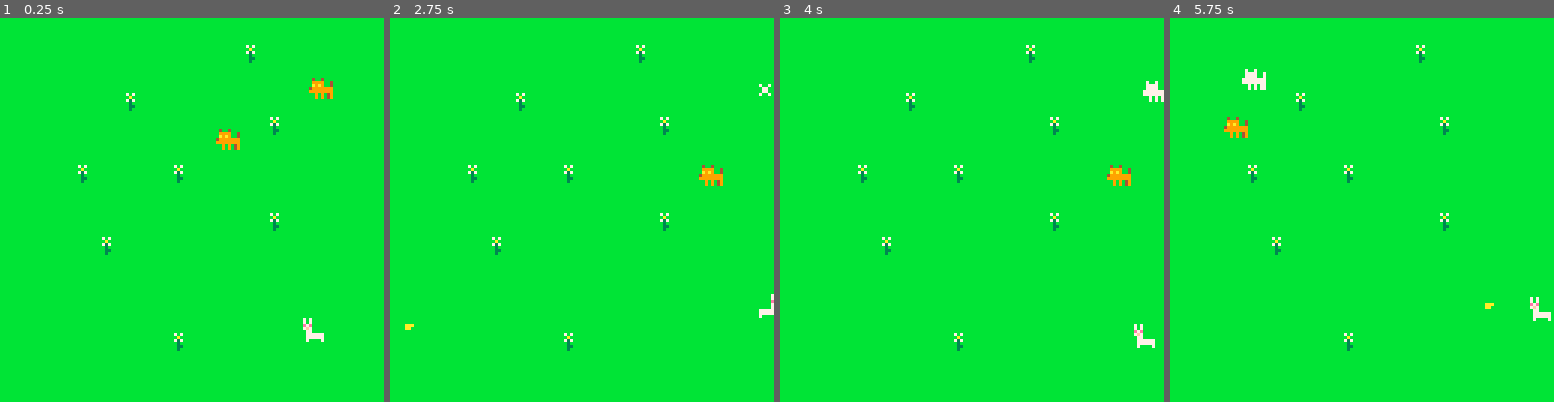
Above: before the commit, frames 1-4 (left to right).
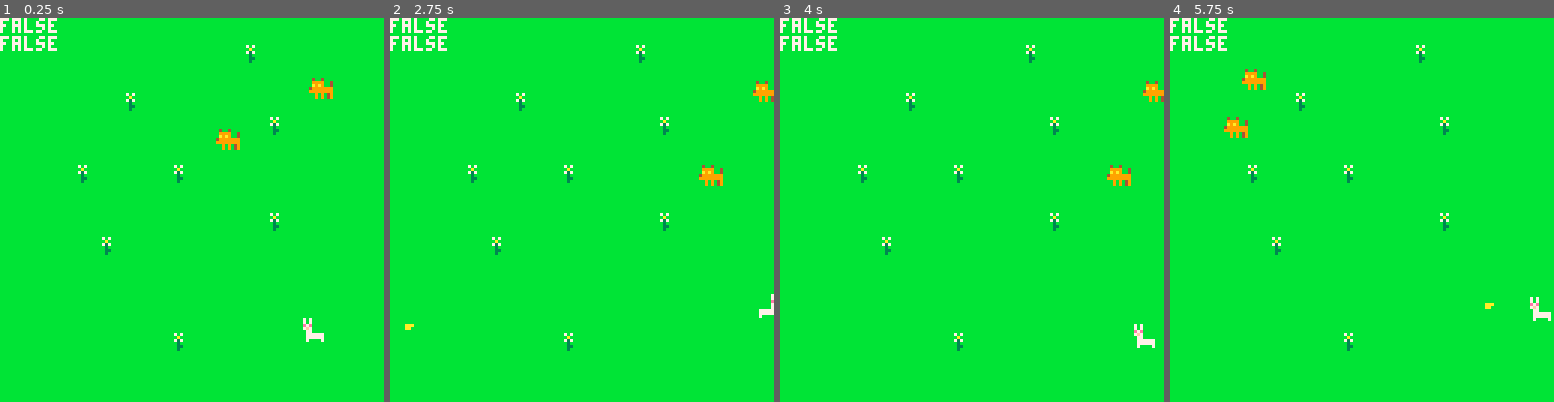
Above: after the commit, the same moments.

Repository: soph-em/llamasurvivors
Game: PICO-8 cartridge game.p8
Two runs of this game, one before a commit and one after it. Both use one fixed random seed, a clock stepped at 60 frames per second and the inputs below.
Inputs:
- Up to frame 1 (0.25 s): no input
- Up to frame 2 (2.75 s): tap X (X key) at 0.33, 1.07, 1.85 s; hold Right 1.6-2.1 s; hold Up 2.15-2.42 s; hold Right from 2.47 s (still down)
- Up to frame 3 (4 s): tap X (X key) at 2.97 s; release Right at 3.03 s; hold Left 3.08-3.58 s; hold Down 3.63-3.97 s
- Up to frame 4 (5.75 s): hold Right 4.02-4.68 s; tap X (X key) at 4.08, 5.2 s; hold Up 4.73-5.03 s; hold Left 5.08-5.68 s; hold Down from 5.73 s (still down)

The runs differ from the first frame. In frame 1, 0.6% of the frame differs, in the area x 0-15%, y 0-9%; in frame 2, 0.8%; in frame 3, 0.7%; in frame 4, 0.8%, in the area x 0-25%, y 0-19%.

Commit message:
collisions fixed + refactor

Diff:
--- a/game.p8
+++ b/game.p8
@@ -9,7 +9,7 @@
 animationSpeed = 0.5
 animationTimer = 0
 spits = {}
-enemyIndex = 0
+enemies = {}
 
 function _init()
     makeEnemy(rnd(126), rnd(126))
@@ -24,29 +24,62 @@
     end
 
     if btn(➡️) then
-        llama.x = llama.x + 1
-        llama.isFacingLeft = false
-        llama.sprite = 32
+        moveLlamaRight()
     end
 
     if btn(⬅️) then
-        llama.x = llama.x - 1
-        llama.isFacingLeft = true
-        llama.sprite = 16
+        moveLlamaLeft()
     end
 
     if btn(⬇️) then
-        llama.y = llama.y + 1
+        moveLlamaDown()
     end
 
     if btn(⬆️) then
-        llama.y = llama.y - 1
+        moveLlamaUp()
     end
 
     if btnp(❎) then
         spit()
     end
 
+    updateSpits()
+
+    if llama.animating then
+        animateLlama()
+    end
+end
+
+function moveLlamaRight()
+    llama.x = llama.x + 1
+    llama.isFacingLeft = false
+    llama.sprite = 32
+end
+
+function moveLlamaLeft()
+    llama.x = llama.x - 1
+    llama.isFacingLeft = true
+    llama.sprite = 16
+end
+
+function moveLlamaDown()
+    llama.y = llama.y + 1
+end
+
+function moveLlamaUp()
+    llama.y = llama.y - 1
+end
+
+function spit()
+    llama.animating = true
+    shootSpit()
+end
+
+function shootSpit()
+    add(spits, {x = llama.x, y = llama.y, dx = llama.isFacingLeft and -2 or 2})
+end
+
+function updateSpits()
     for i = #spits, 1, -1 do
         local spit = spits[i]
         spit.x = spit.x + spit.dx
@@ -55,53 +88,44 @@
             del(spits, i)
         end
     end
-
-    if llama.animating then
+end
+
+function animateLlama()
+    if llama.isFacingLeft then
+        llama.sprite = spitLeft[spitIndex]
+    else
+        llama.sprite = spitRight[spitIndex]
+    end
+
+    spitIndex = spitIndex + 1
+
+    if spitIndex > #spitLeft or spitIndex > #spitRight then
+        spitIndex = 1
+
         if llama.isFacingLeft then
-            llama.sprite = spitLeft[spitIndex]
-            spitIndex = spitIndex + 1
-
-            if spitIndex >= #spitLeft then
-                spitIndex = 1
-                llama.sprite = 16
-                llama.animating = false
-            end
+            llama.sprite = 16
         else
-            llama.sprite = spitRight[spitIndex]
-            spitIndex = spitIndex + 1
-
-            if spitIndex >= #spitRight then
-                spitIndex = 1
-                llama.sprite = 32
-                llama.animating = false
-            end
-        end
-    end
-end
-
-function spit()
-    llama.animating = true
-    shootSpit()
-end
-
-function shootSpit()
-    add(spits, {x = llama.x, y = llama.y, dx = llama.isFacingLeft and -2 or 2})
+            llama.sprite = 32
+        end
+
+        llama.animating = false
+    end
 end
 
 function _draw()
     cls()
     map(0, 0, 0, 0, 128, 32)
     spr(llama.sprite, llama.x, llama.y)
-
+	print(enemies[1].collided,7)
+	print(enemies[2].collided,7)
     for spit in all(spits) do
         spr(3, spit.x, spit.y)
     end
 
-    foreach(enemies, drawEnemy)
-end
-
--- Enemies
-enemies = {}
+    for i, enemy in pairs(enemies) do
+        drawEnemy(enemy)
+    end
+end
 
 function moveEnemy(enemy)
     if enemy.x <= 0 then
@@ -124,6 +148,12 @@
         enemy.randomNumber = flr(rnd(4))
     end
 
+    moveEnemyBasedOnRandomNumber(enemy)
+    checkCollisionWithSpits(enemy)
+    animateEnemyIfCollided(enemy)
+end
+
+function moveEnemyBasedOnRandomNumber(enemy)
     if enemy.randomNumber == 0 then
         enemy.x = enemy.x + enemy.speed
     elseif enemy.randomNumber == 1 then
@@ -133,50 +163,56 @@
     elseif enemy.randomNumber == 3 then
         enemy.y = enemy.y - enemy.speed
     end
-
+end
+
+function checkCollisionWithSpits(enemy)
     local collisionCount = 0
-    local collided = false
 
     for spit in all(spits) do
-        local dist = sqrt((spit.x - enemy.x) ^ 2 + (spit.y - enemy.y) ^ 2)
-
-        if dist < 8 then
-            collisionCount += 1
-        end
-
-        if collisionCount >= 1 then
-            collided = true
-        end
-
-        if collisionCount >= 3 then
-            enemy.dead = true
-        end
-    end
-
-    if collided then
-        enemy.animating = true
-    end
-    enmInjure = {64,65,64,65,64}
-    if enemy.animating then
-        enemy.sprite = enmInjure[enemyIndex]
-        enemyIndex = enemyIndex + 1
-
-        if enemyIndex >= #enmInjure then
-            enemyIndex = 1
+        if spit.x >= enemy.x and spit.x <= enemy.x + 8
+           and spit.y >= enemy.y and spit.y <= enemy.y + 8 then
+			collisionCount +=1
+
+            if collisionCount == 1 then
+                enemy.collided = true
+            end
+
+            spit.collided = true
+
+            if collisionCount >= 3 then
+                enemy.dead = true
+                break
+            end
+        end
+    end
+end
+
+function animateEnemyIfCollided(enemy)
+	enmInjure = {64,65,64,65,64}
+    if enemy.collided then
+        if not enemy.animationIndex then
+            enemy.animationIndex = 1
+        else
+            enemy.animationIndex = enemy.animationIndex + 1
+        end
+
+        if enemy.animationIndex > #enmInjure then
+            enemy.animationIndex = 1
             enemy.sprite = 64
             enemy.animating = false
-            collided = false
-            collisionCount = 0
+            enemy.collided = false
+        else
+            enemy.sprite = enmInjure[enemy.animationIndex]
         end
     end
 end
 
 function makeEnemy(x, y)
     local enemy = {}
+	enemy.collided = false
     enemy.x = x
     enemy.y = y
     enemy.speed = 1
-    enemy.animating = false
     enemy.randomNumber = flr(rnd(4))
     enemy.sprite = 64
     add(enemies, enemy)
